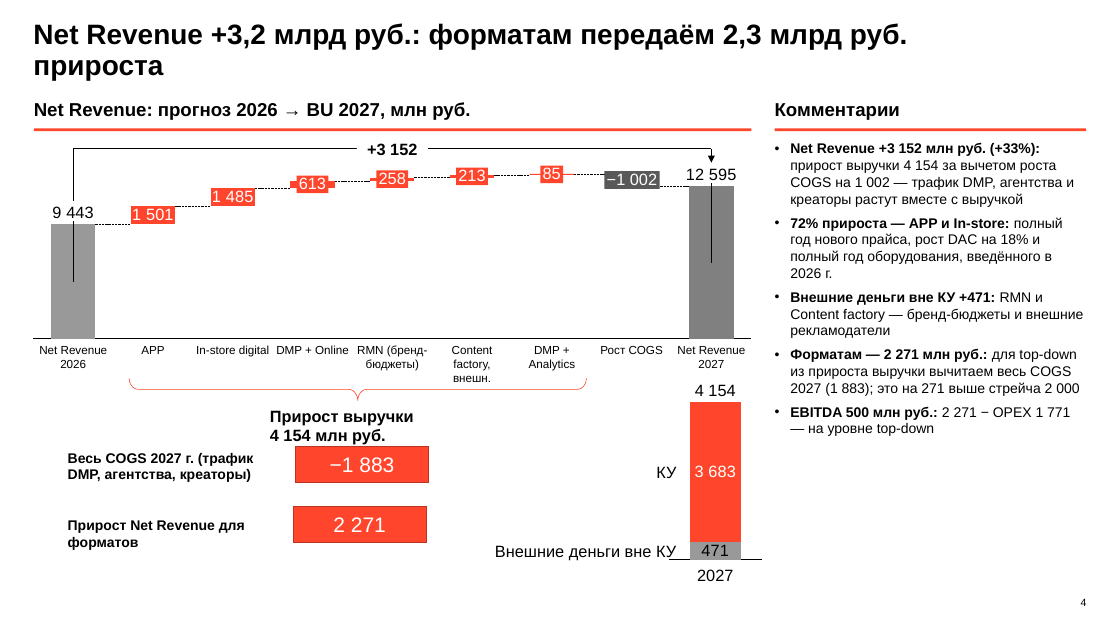
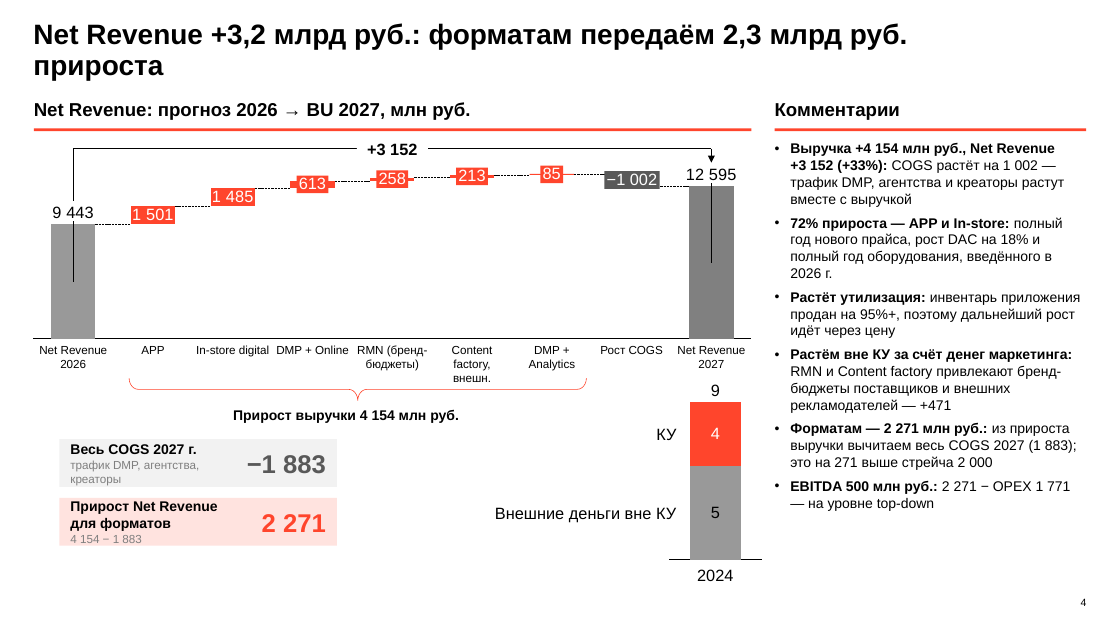
Before and after one commit to DenisMagnit/1, a slide deck: slide 4 of BU27_AdTech_final_deck_1016_v3.pptx. Drawn at 1120x630 pixels with LibreOffice and Linux fonts; fonts in the diff are those of the drawing; background and template pictures are left out. Boxes give left, top, right and bottom in pixels: in the first picture for what was removed or moved away, otherwise in the second. Text is boxed around its words. In the diff, an @@ line names an element or a change of style, - is before the commit and + after.

```diff
--- a/BU27_AdTech_final_deck_1016_v3.pptx
+++ b/BU27_AdTech_final_deck_1016_v3.pptx
@@ text at (x1=790, y1=143, x2=1064, y2=207): text changed @@
-• Net Revenue +3 152 млн руб. (+33%): прирост выручки 4 154 за вычетом роста COGS на 1 002 — трафик DMP, агентства и креаторы растут вместе с выручкой
+• Выручка +4 154 млн руб., Net Revenue +3 152 (+33%): COGS растёт на 1 002 — трафик DMP, агентства и креаторы растут вместе с выручкой
@@ text at (x1=790, y1=292, x2=1080, y2=470): text changed @@
-• Внешние деньги вне КУ +471: RMN и Content factory — бренд-бюджеты и внешние рекламодатели
-• Форматам — 2 271 млн руб.: для top-down из прироста выручки вычитаем весь COGS 2027 (1 883); это на 271 выше стрейча 2 000
+• Растёт утилизация: инвентарь приложения продан на 95%+, поэтому дальнейший рост идёт через цену
+• Растём вне КУ за счёт денег маркетинга: RMN и Content factory привлекают бренд-бюджеты поставщиков и внешних рекламодателей — +471
+• Форматам — 2 271 млн руб.: из прироста выручки вычитаем весь COGS 2027 (1 883); это на 271 выше стрейча 2 000
@@ column stacked chart at (x1=659, y1=374, x2=772, y2=588) @@
@@ Series 1, 1: 471 to 5.1 @@
@@ Series 2, 1: 3683 to 3.5 @@
@@ value axis changed @@
@@ text at (x1=711, y1=384, x2=720, y2=396): text changed @@
-4 154
+9
@@ text "Прирост выручки 4 154 млн ..." moved from (x1=270, y1=410, x2=414, y2=445) to (x1=233, y1=409, x2=459, y2=423) @@
@@ text "Прирост выручки 4 154 млн ..." at (x1=233, y1=409, x2=459, y2=423): size 14 to 12 pt @@
@@ rectangle added at (x1=60, y1=439, x2=337, y2=487), fill #F2F2F2 @@
@@ text at (x1=70, y1=444, x2=199, y2=485): text changed; size 12 to 10 pt; text colour #000000 to #7F7F7F; bold off @@
-Весь COGS 2027 г. (трафик DMP, агентства, креаторы)
+Весь COGS 2027 г.
+трафик DMP, агентства, креаторы
@@ text "Весь COGS 2027 г." at (x1=70, y1=444, x2=199, y2=485): vertical alignment top to middle @@
@@ text "−1 883" moved from (x1=296, y1=447, x2=429, y2=483) to (x1=247, y1=455, x2=326, y2=474) @@
@@ text "−1 883" at (x1=247, y1=455, x2=326, y2=474): size 18 to 22 pt, text colour #FFFFFF to #595959, bold on; alignment centre to right; fill #FF452C to none; outline #BD3321 1 pt to none @@
@@ text "КУ" moved from (x1=656, y1=466, x2=676, y2=478) to (x1=656, y1=428, x2=676, y2=440) @@
@@ rectangle added at (x1=60, y1=498, x2=337, y2=546), fill #FFE3DF @@
@@ text "Прирост Net Revenue для форматов" at (x1=70, y1=501, x2=217, y2=543): vertical alignment top to middle @@
@@ text "Прирост Net Revenue для форматов" moved from (x1=68, y1=520, x2=245, y2=550) to (x1=70, y1=501, x2=217, y2=543) @@
@@ text "2 271" moved from (x1=293, y1=507, x2=426, y2=543) to (x1=262, y1=514, x2=326, y2=532) @@
@@ text "2 271" at (x1=262, y1=514, x2=326, y2=532): size 18 to 22 pt, text colour #FFFFFF to #FF452C, bold on; alignment centre to right; fill #FF452C to none; outline #BD3321 1 pt to none @@
@@ text "Внешние деньги вне КУ" moved from (x1=495, y1=545, x2=676, y2=561) to (x1=495, y1=507, x2=676, y2=523) @@
@@ text at (x1=70, y1=535, x2=141, y2=543): paragraph added @@
+4 154 − 1 883
@@ text at (x1=697, y1=569, x2=733, y2=581): text changed @@
-2027
+2024
```
Also in this commit, not shown: 1 other slide changed.
